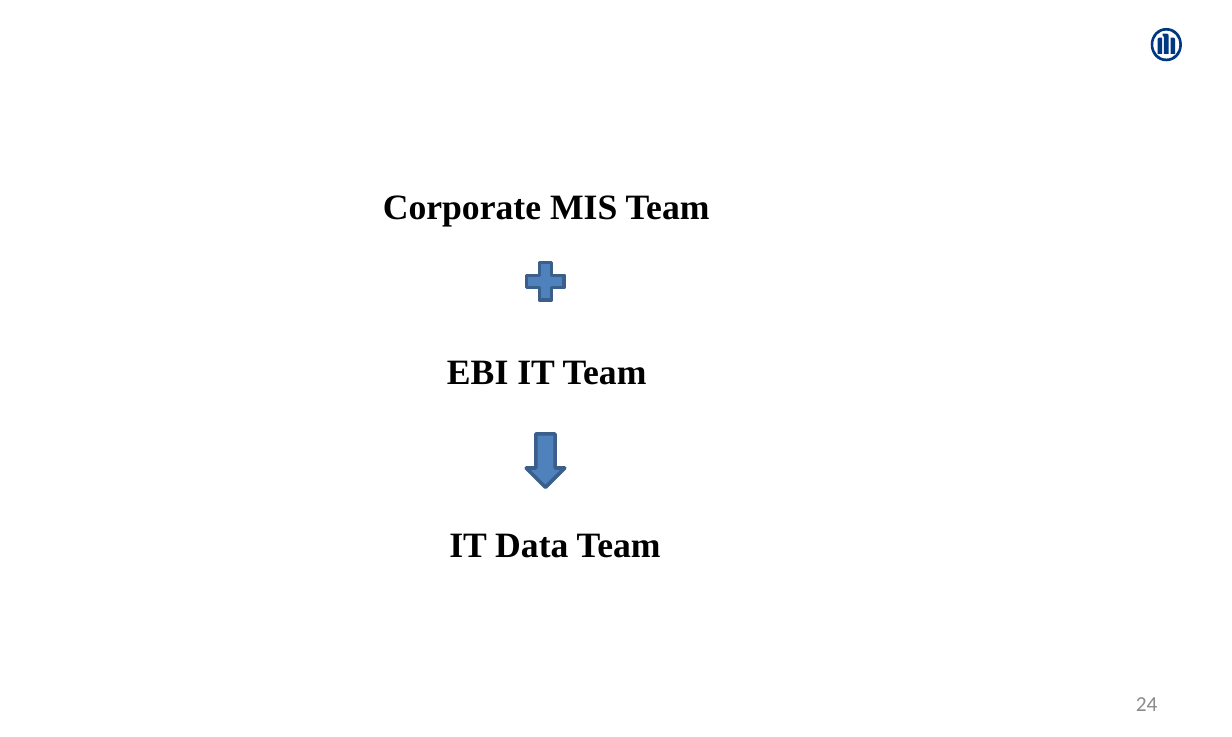
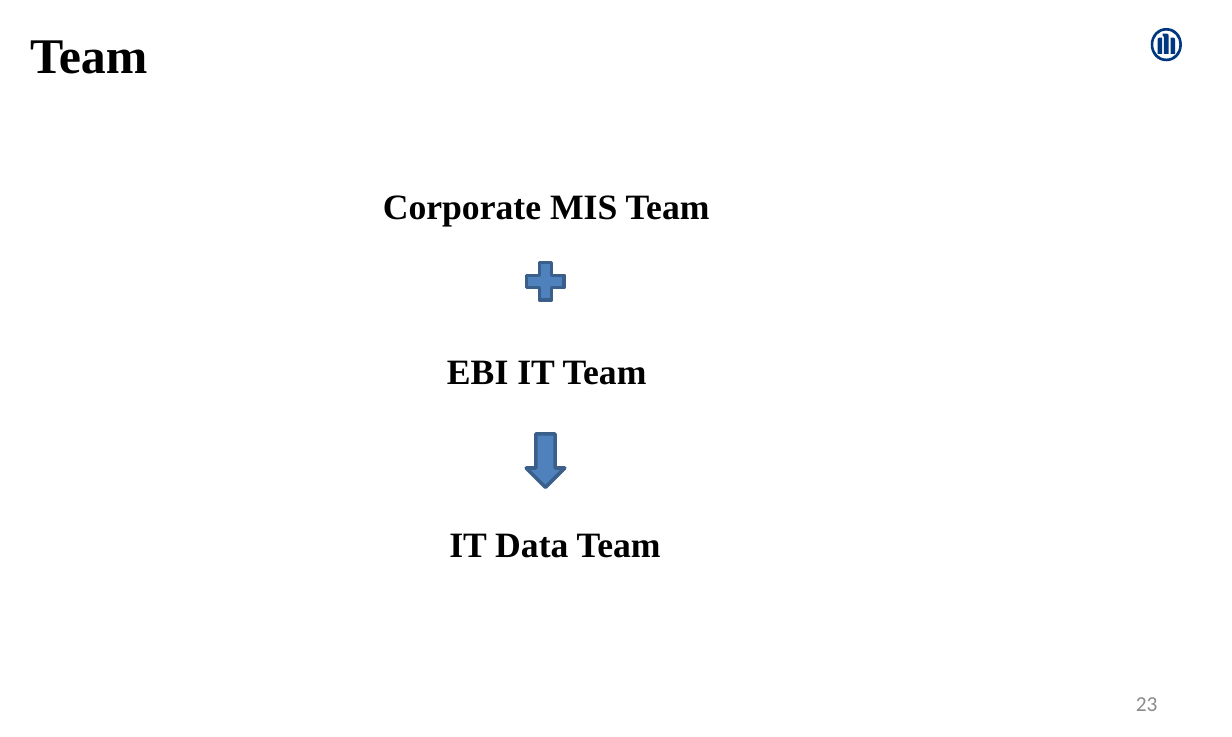
Before and after one commit to Amrutha-Mohan/UpdatedProjects, a slide deck: slide 23 of AmruthaMohan.pptx (slide 24 before the commit). Drawn at 1232x737 pixels with LibreOffice and Linux fonts; fonts in the diff are those of the drawing. Boxes give left, top, right and bottom in pixels: in the first picture for what was removed or moved away, otherwise in the second. Text is boxed around its words. In the diff, an @@ line names an element or a change of style, - is before the commit and + after.

```diff
--- a/AmruthaMohan.pptx
+++ b/AmruthaMohan.pptx
@@ text added at (30, 40, 147, 74), 28 pt, text #000000, bold @@
+Team
@@ page number at (1136, 697, 1158, 711): text changed @@
-24
+23
```
Also in this commit, not shown: 6 other slides changed, 2 slides added, 5 slides removed.
